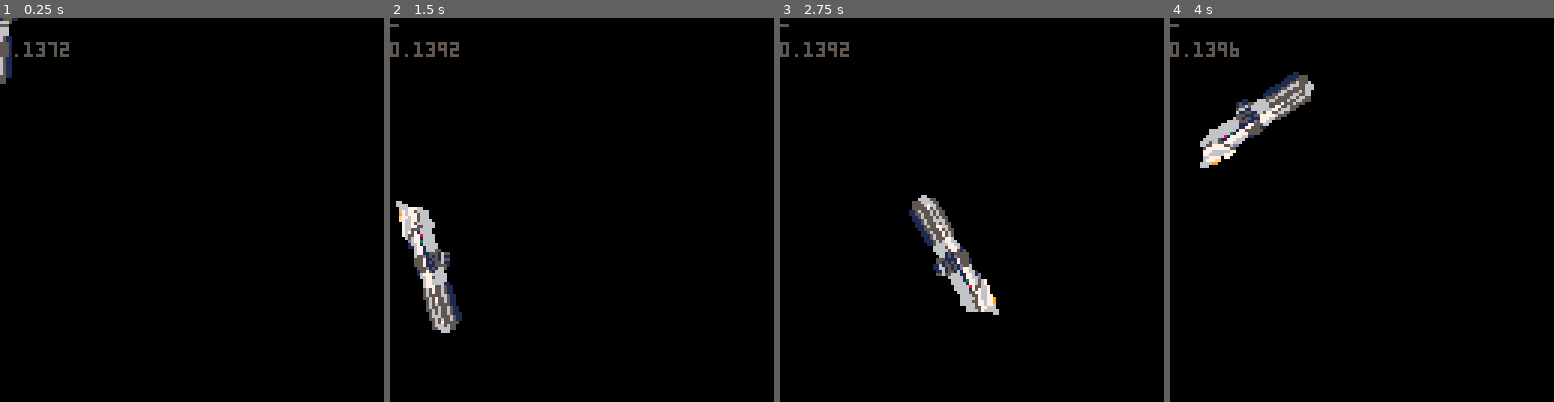
Above: before the commit, frames 1-4 (left to right).
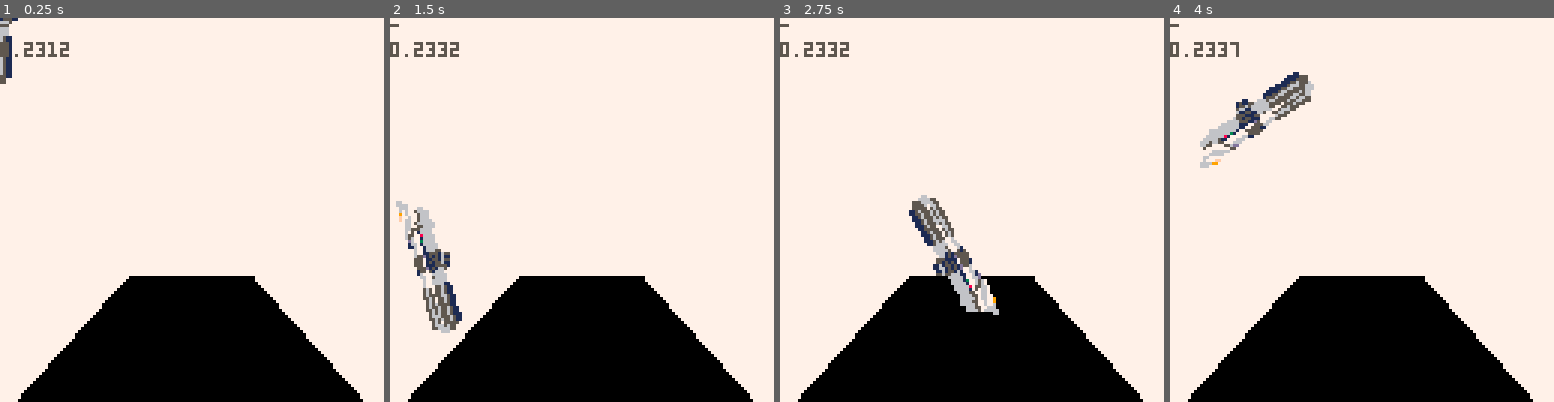
Above: after the commit, the same moments.

Repository: Chovin/Litghtsaber
Game: PICO-8 cartridge litghtsaber.p8
Same seed, same stepped clock (60 frames per second), same inputs: the game is played once before the commit and once after it.
Inputs (mouse positions are in pixels of both pictures, inside the frame that each line leads up to):
- Up to frame 1 (0.25 s): no input
- Up to frame 2 (1.5 s): tap X (X key) at 0.33, 1.07 s; click (670, 121) at 0.67 s; tap O (Z key) at 0.7 s; click (436, 267) at 1.22 s
- Up to frame 3 (2.75 s): hold Right 1.6-2.1 s; tap O (Z key) at 1.7, 2.1, 2.5 s; click (887, 114) at 1.77 s; tap X (X key) at 1.85 s; hold Up 2.15-2.42 s; click (952, 259) at 2.32 s; hold Right from 2.47 s (still down)
- Up to frame 4 (4 s): click (1404, 106) at 2.87 s; tap O (Z key) at 2.9, 3.3, 3.7 s; tap X (X key) at 2.97 s; release Right at 3.03 s; hold Left 3.08-3.58 s; click (1465, 256) at 3.42 s; hold Down 3.63-3.97 s; click (1231, 102) at 3.97 s

The runs differ from the first frame. In frame 1, 79% of the frame differs, in the area x 0-100%, y 0-100%; in frame 2, 77%; in frame 3, 78%; in frame 4, 77%.

Commit message:
WIP hallway

Diff:
--- a/litghtsaber.p8
+++ b/litghtsaber.p8
@@ -138,7 +138,91 @@
 end
 
 function _draw()
- cls()
+ cls(7)
+ --draw map
+ local posts = 5
+ local sx = 32
+ local sy = 40
+ local sxr = 64+sx-16
+ local syr = 64+sx-16
+ for y=127-sy,140 do
+  rectfill(sx-(y-(127-sy))*.9+11,y-1,
+            127-(sx-(y-(127-sy))*.9+11),y-1,0)
+ end
+ pal(3,0)
+ for z=0, 1.5, 1/(posts*3) do
+  local px = (sx-64)/z + 64
+  local py = (sy-64)/z + 64
+  local pxr = (sxr-64)/z + 64
+  local pyr = (syr-64)/z + 64
+  local pxw = (sx+16)/z - sx/z
+  local pyw = (sy+16)/z - sy/z
+  local pxwr = (sxr+16)/z - sxr/z
+  local pywr = (syr+16)/z - syr/z
+
+  if z%(1/posts) == 0 then
+   sspr(24,0, --left
+         16,16,
+         px,py,
+         pxw,pyw)
+
+   sspr(24,0, --right
+         16,16,
+         pxr,py,
+         pxwr,pyw,
+         true)
+
+   sspr(24,16, --left
+         16,16,
+         px,pyr,
+         pxw,pywr)
+
+   sspr(24,16, --right
+         16,16,
+         pxr,pyr,
+         pxwr,pywr,
+         true)
+  else
+   sspr(43,0, --left
+         3,16,
+         px,-8/z + 64,
+         (px+3)/z - px/z,8/z - -8/z)
+   sspr(43,0, --left
+         3,16,
+         (127-px)-1,-8/z + 64,
+         ((127-px)+3)/z - (127-px)/z,8/z - -8/z,
+         true)
+   if z%(1/posts)>.5/posts then
+    sspr(43,0, --left
+      3,16,
+      px,10/z + 64,
+      (px+2.5)/z - px/z,18/z - 10/z)
+    local fr = z%(2/posts)>1/posts and 3 or 0
+    sspr(40+fr,0, --left
+      3,16,
+      (127-px)+1,10/z + 64,
+      ((127-px)-2)/z - (127-px)/z,18/z - 10/z)
+   end
+  end
+
+
+--[[1  0. 0. 0
+0. 1. 0. 0
+0. 0. -f/(f-n) -1
+0  0. -(f*n)/(f-n)  0
+
+
+x y z 1
+
+w = z*-1
+x = x*(1/tan((fov/2)*(1/180)) / -z
+y = y*(1/tan((fov/2)*(1/180)) / -z--]]
+--z = z*(-f/(f-n)) -(f*n)/(f-n) / -z
+
+
+ end
+ pal(3,3)
+
  sbr.draw(sbr)
  if across then
   print('-',0,0)
